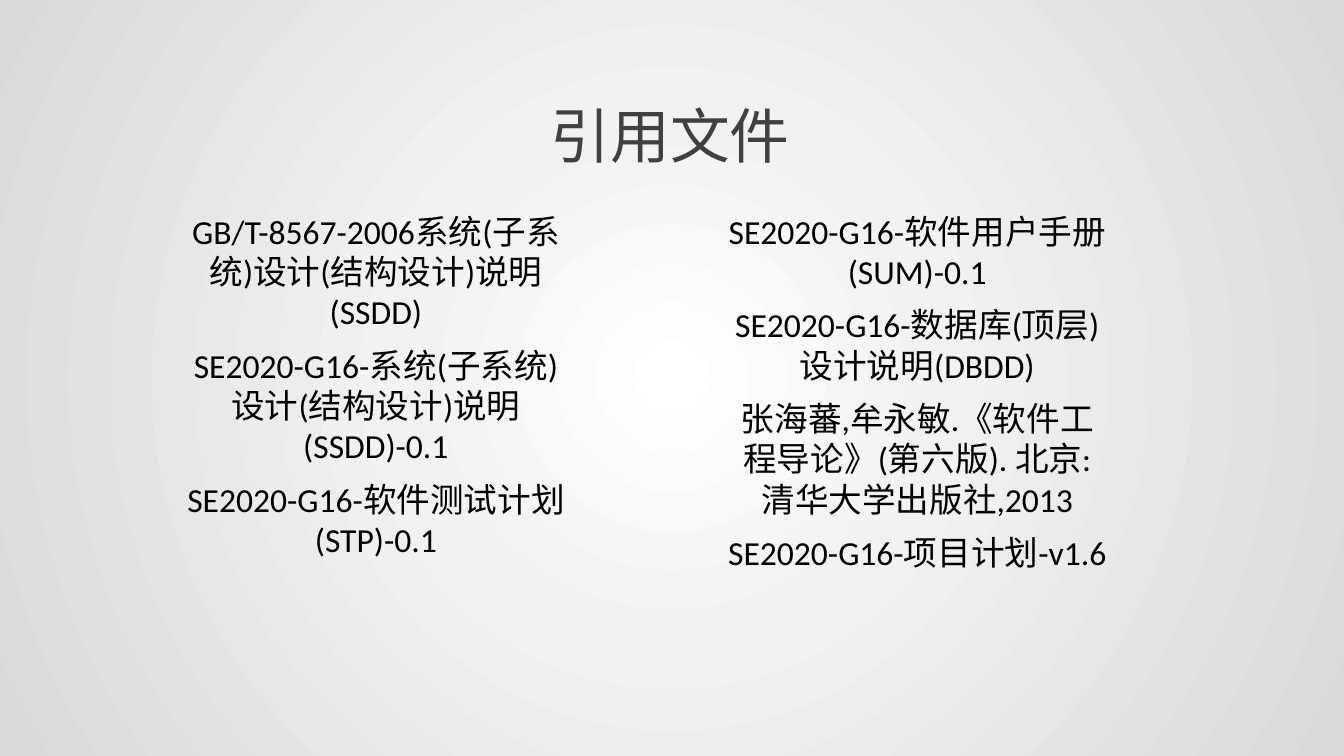
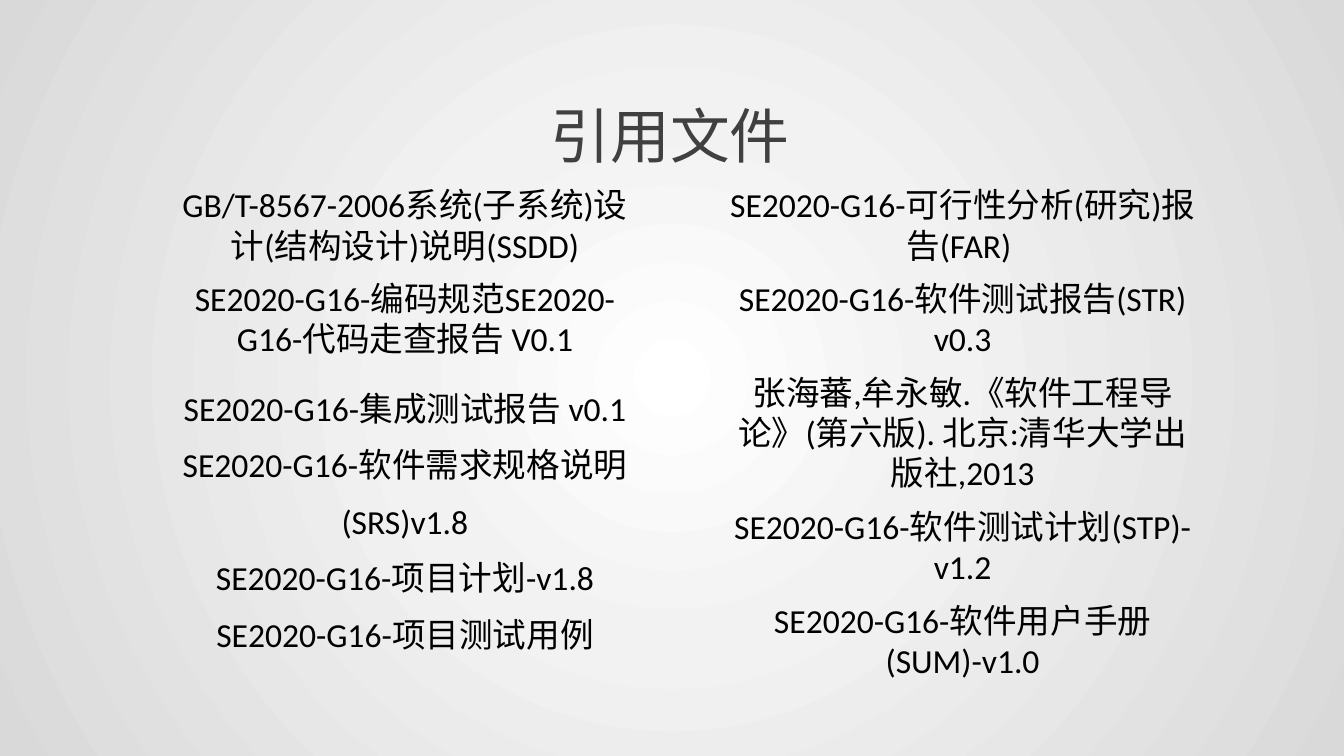
Before and after one commit to avgstuBoboge/SE2020-document, a slide deck: slide 3 of ppt/SE2020-G16-实现测试.pptx. Drawn at 1344x756 pixels with LibreOffice and Linux fonts; fonts in the diff are those of the drawing. Boxes give left, top, right and bottom in pixels: in the first picture for what was removed or moved away, otherwise in the second. Text is boxed around its words. In the diff, an @@ line names an element or a change of style, - is before the commit and + after.

```diff
--- a/ppt/SE2020-G16-实现测试.pptx
+++ b/ppt/SE2020-G16-实现测试.pptx
@@ text "GB/T-8567-2006系统(子系统)设计(结构设计)说明(SSDD)": place and size @@
-text "GB/T-8567-2006系统(子系统)设计(结构设计)说明(SSDD)" at <box>187,216,564,557</box>
+text "GB/T-8567-2006系统(子系统)设计(结构设计)说明(SSDD)" at <box>182,190,628,650</box>
@@ text "SE2020-G16-可行性分析(研究)报告(FAR)": place and size @@
-text "SE2020-G16-可行性分析(研究)报告(FAR)" at <box>728,216,1106,568</box>
+text "SE2020-G16-可行性分析(研究)报告(FAR)" at <box>730,190,1195,678</box>
@@ text at <box>730,190,1195,352</box>: text changed @@
-SE2020-G16-软件用户手册(SUM)-0.1
-SE2020-G16-数据库(顶层)设计说明(DBDD)
+SE2020-G16-可行性分析(研究)报告(FAR)
+SE2020-G16-软件测试报告(STR) v0.3
@@ text at <box>183,284,628,650</box>: text changed @@
-SE2020-G16-系统(子系统)设计(结构设计)说明(SSDD)-0.1
-SE2020-G16-软件测试计划(STP)-0.1
+SE2020-G16-编码规范SE2020-G16-代码走查报告 V0.1
+SE2020-G16-集成测试报告 v0.1
+SE2020-G16-软件需求规格说明(SRS)v1.8
+SE2020-G16-项目计划-v1.8
+SE2020-G16-项目测试用例
@@ text at <box>734,511,1191,678</box>: text changed @@
-SE2020-G16-项目计划-v1.6
+SE2020-G16-软件测试计划(STP)-v1.2
+SE2020-G16-软件用户手册(SUM)-v1.0
```
Also in this commit, not shown: 4 other slides changed, 3 slides removed, 1 other file.
